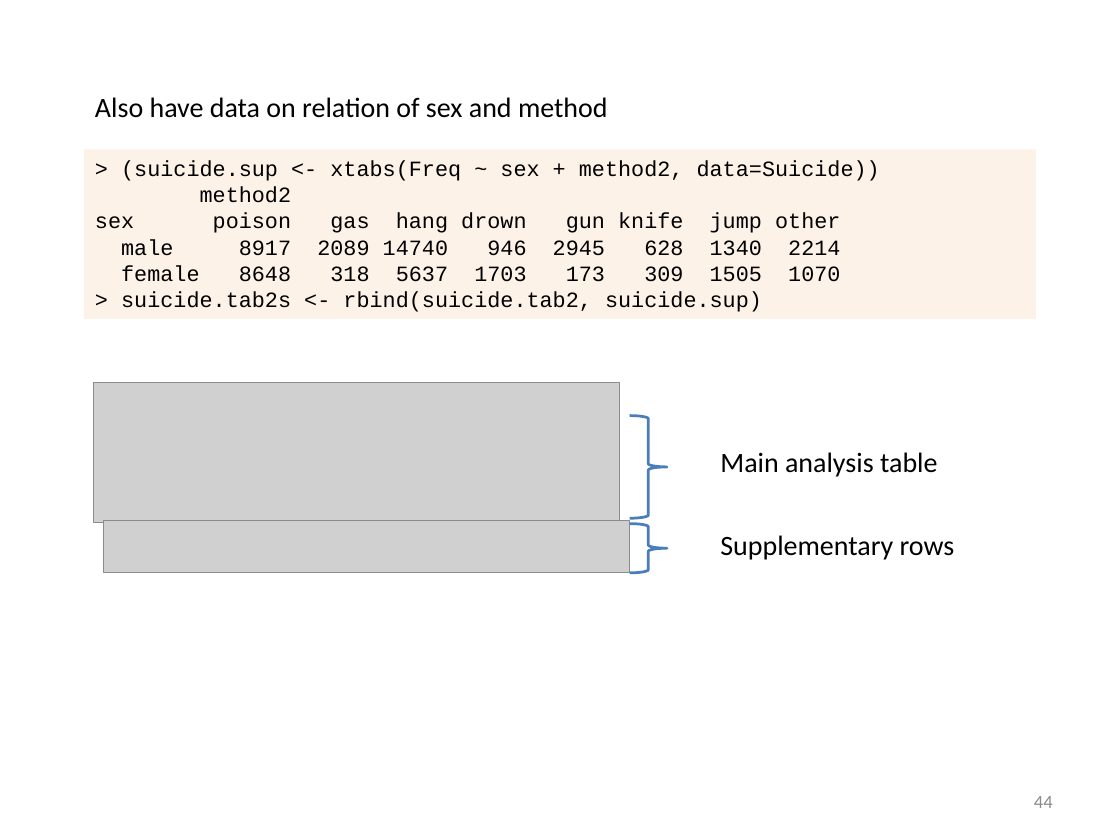
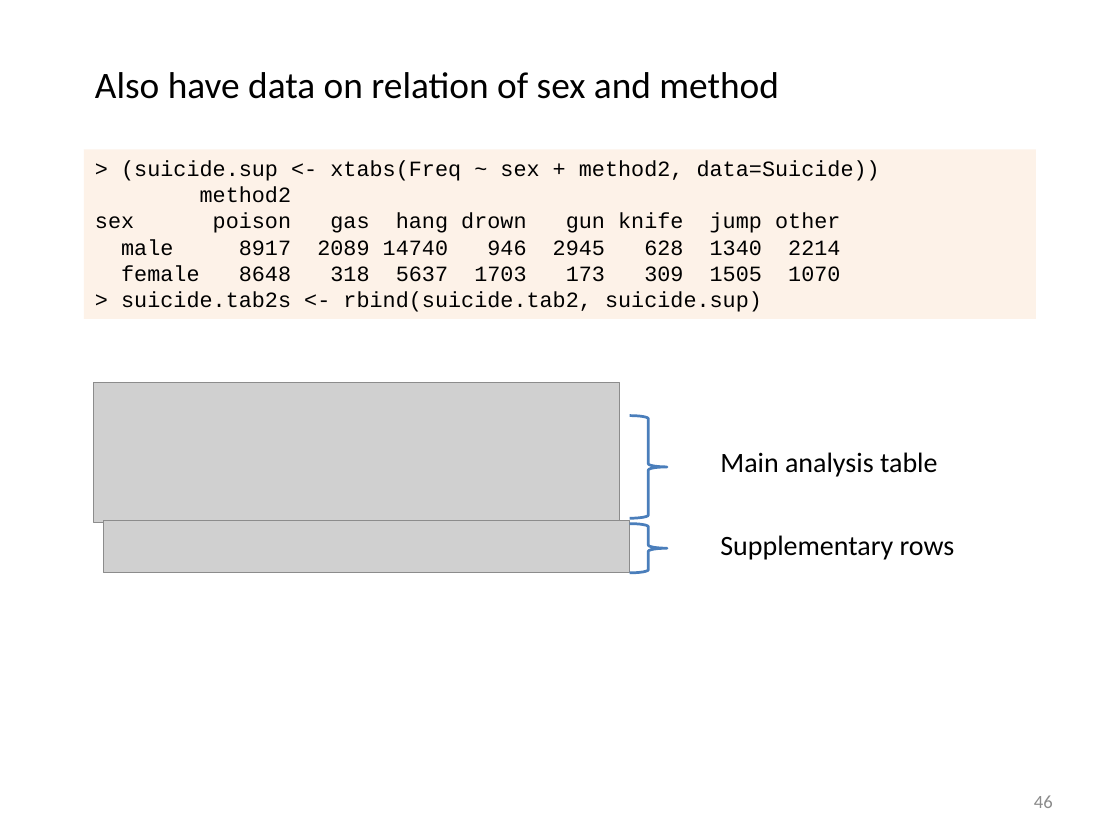
Before and after one commit to friendly/psy6136, a slide deck: slide 46 of docs/lectures/05-Corresp.pptx (slide 44 before the commit). Drawn at 1120x840 pixels with LibreOffice and Linux fonts; fonts in the diff are those of the drawing; grey boxes stand for pictures. Boxes give left, top, right and bottom in pixels: in the first picture for what was removed or moved away, otherwise in the second. Text is boxed around its words. In the diff, an @@ line names an element or a change of style, - is before the commit and + after.

```diff
--- a/docs/lectures/05-Corresp.pptx
+++ b/docs/lectures/05-Corresp.pptx
@@ text "Also have data on relation ...": place and size @@
-text "Also have data on relation ..." at (95, 97, 608, 118)
+text "Also have data on relation ..." at (95, 72, 779, 99)
@@ text "Also have data on relation ..." at (95, 72, 779, 99): size 18 to 24 pt @@
@@ page number at (1034, 795, 1053, 808): text changed @@
-44
+46
```
Also in this commit, not shown: 20 other slides changed, 2 slides added, 14 other files.
